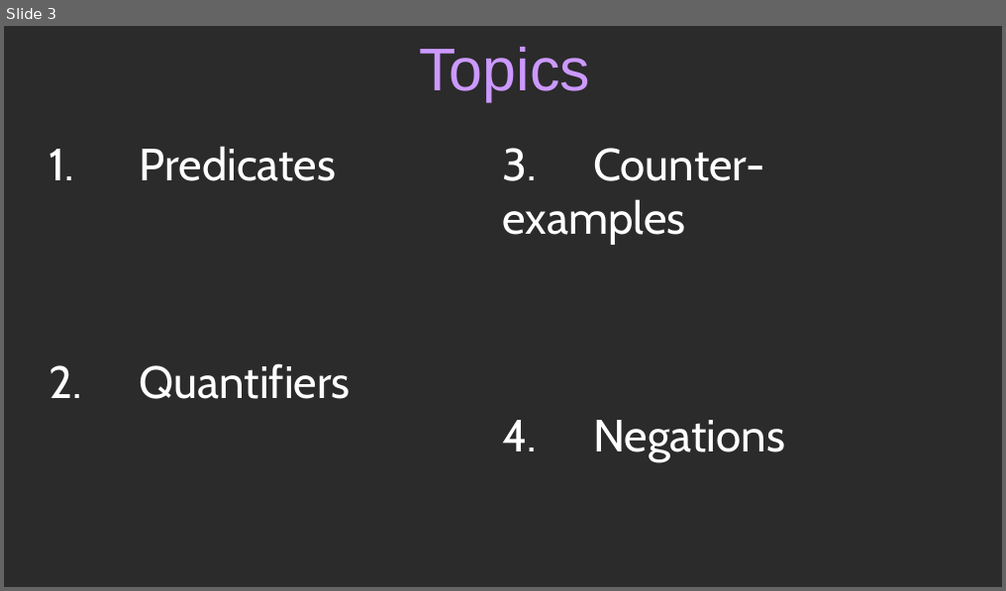
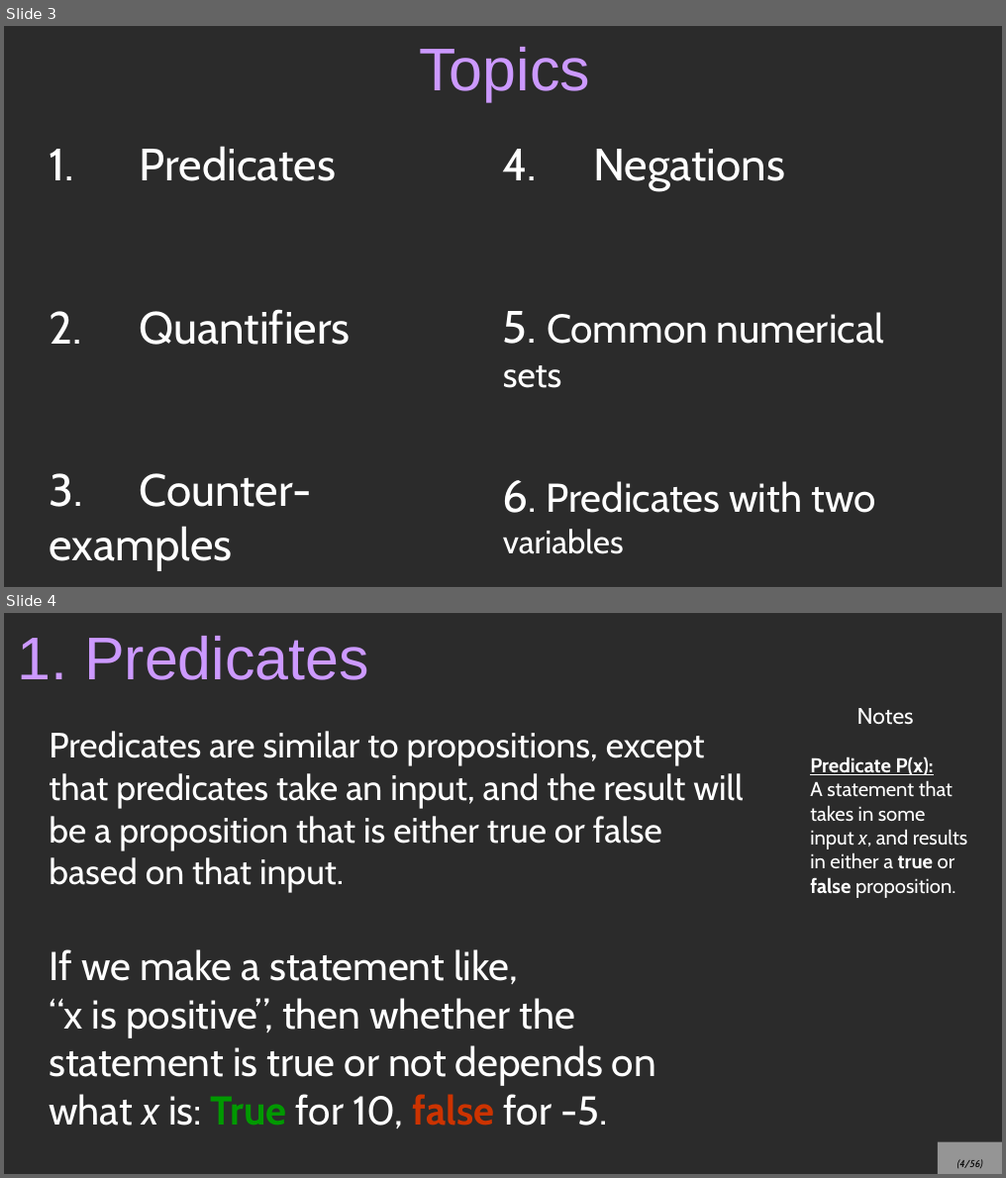
Before and after one commit to nguyenchithien/CS210-Discrete-Structures, a slide deck: Lectures/4_Predicates.odp. Shown one above the other, each under a label of ours: slide 3 before the commit, slides 3 and 4 after it. The pictures are 1006x591 and 1006x1178 pixels, drawn with LibreOffice and Linux fonts; fonts in the diff are those of the drawing; background and template pictures are left out; a plain dark background stands for a picture behind light text. Boxes give left, top, right and bottom in pixels: in the first picture for what was removed or moved away, otherwise in the second. Text is boxed around its words. In the diff, an @@ line names an element or a change of style, - is before the commit and + after.

Commit message:
Lecture about predicates done

```diff
--- a/Lectures/4_Predicates.odp
+++ b/Lectures/4_Predicates.odp
@@ slide 4 added at [4,613,1002,1174], background picture (left out) @@
@@ title added at [18,636,369,680], 48 pt, text #CC99FF @@
+1. Predicates
@@ text added at [49,731,743,1129], 28 pt, text #FFFFFF @@
+Predicates are similar to propositions, except that predicates take an input, and the result will be a proposition that is either true or false based on that input.
+If we make a statement like,
+“x is positive”, then whether the statement is true or not depends on what x is: True for 10, false for -5.
@@ text added at [857,708,914,725], 18 pt, text #FFFFFF @@
+Notes
@@ text added at [810,757,968,898], 16 pt, text #FFFFFF @@
+Predicate P(x):
+A statement that takes in some input x, and results in either a true or false proposition.
@@ page number added at [938,1143,1002,1174], fill #FFFFFF at 50% opacity, 8 pt, text #000000, italic @@
+(4/56)
@@ slide 3 changed as well @@
@@ text at [503,148,764,245]: paragraph removed @@
-3. Counter-examples
@@ text at [503,311,885,555]: paragraphs added @@
+5. Common numerical sets
+6. Predicates with two variables
@@ text at [49,473,311,571]: paragraph added @@
+3. Counter-examples
```
Also in this commit, not shown: 1 other slide changed, 53 other slides added, 3 slides removed, 1 other file.
